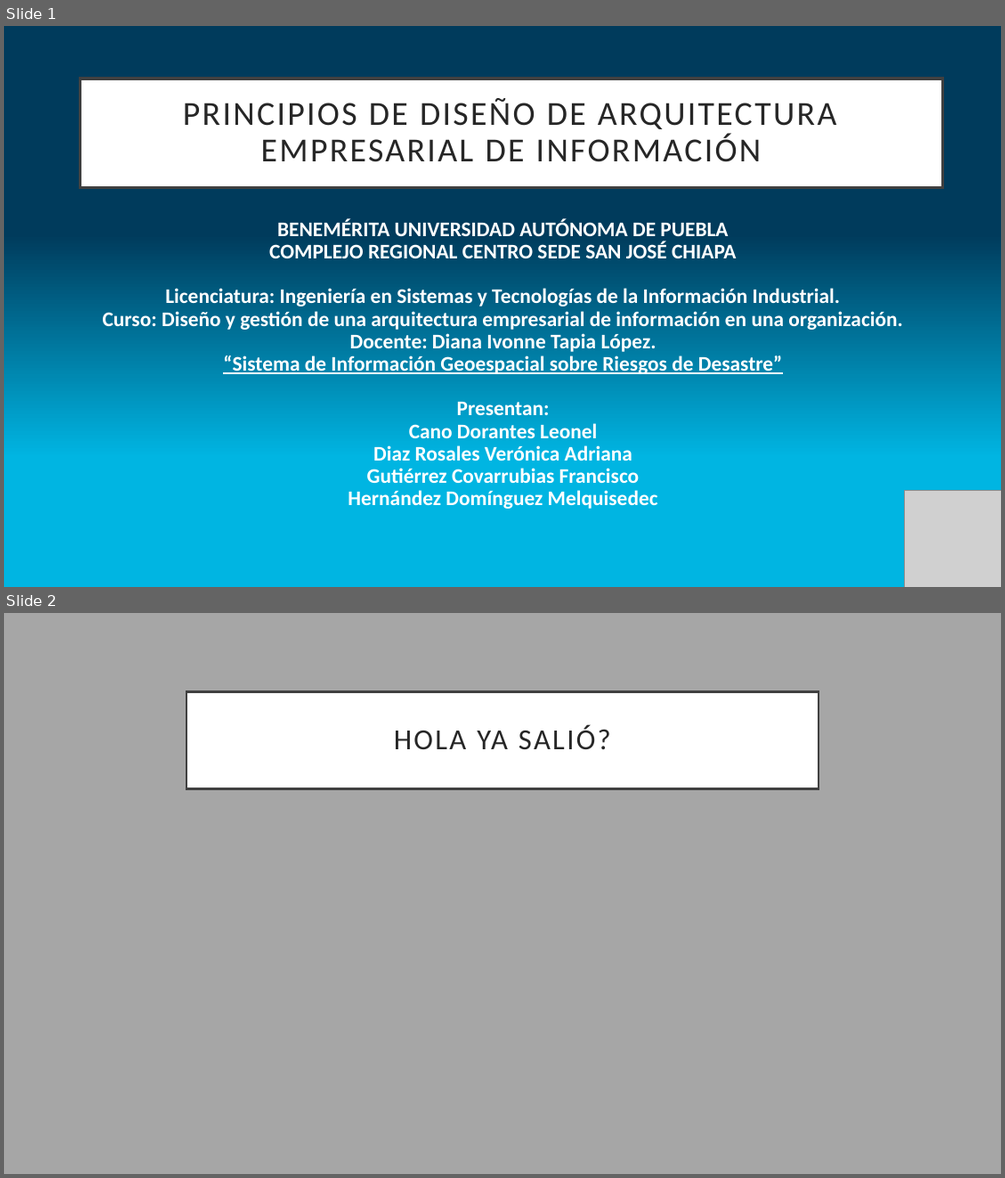
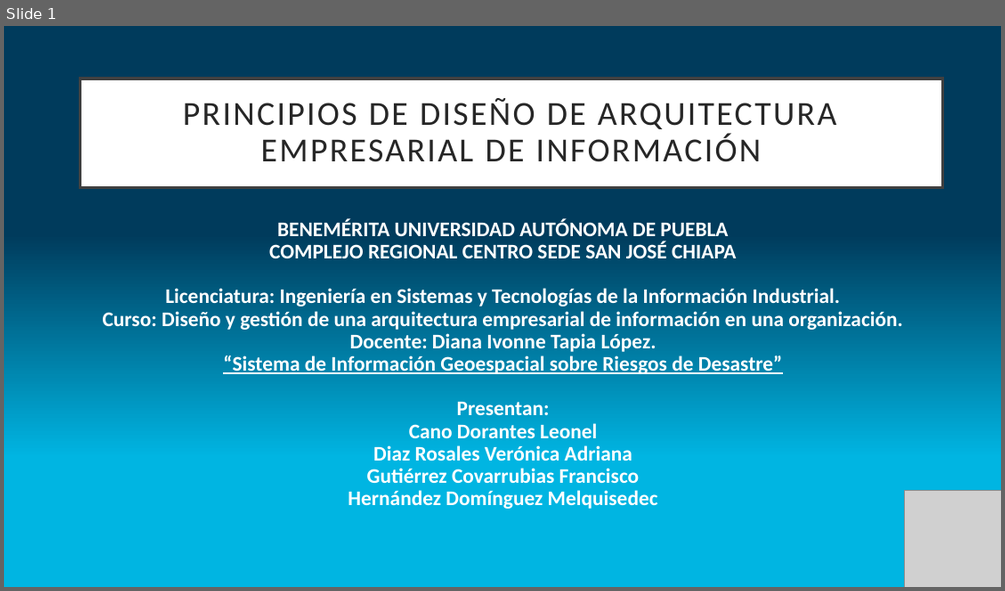
Before and after one commit to LeonelCano/Prueba1, a slide deck: Demanda 8.pptx. Shown one above the other, each under a label of ours: slides 1 and 2 before the commit, slide 1 after it. The pictures are 1005x1178 and 1005x591 pixels, drawn with LibreOffice and Linux fonts; fonts in the diff are those of the drawing; grey boxes stand for pictures. Boxes give left, top, right and bottom in pixels: in the first picture for what was removed or moved away, otherwise in the second. Text is boxed around its words. In the diff, an @@ line names an element or a change of style, - is before the commit and + after.

```diff
--- a/Demanda 8.pptx
+++ b/Demanda 8.pptx
@@ slide 2 removed at [4,613,1001,1174], background #A6A6A6 @@
@@ title removed at [186,691,818,788] @@
-HOLA YA SALIÓ?
```
Also in this commit, not shown: 3 slides added, 1 other slide removed.
